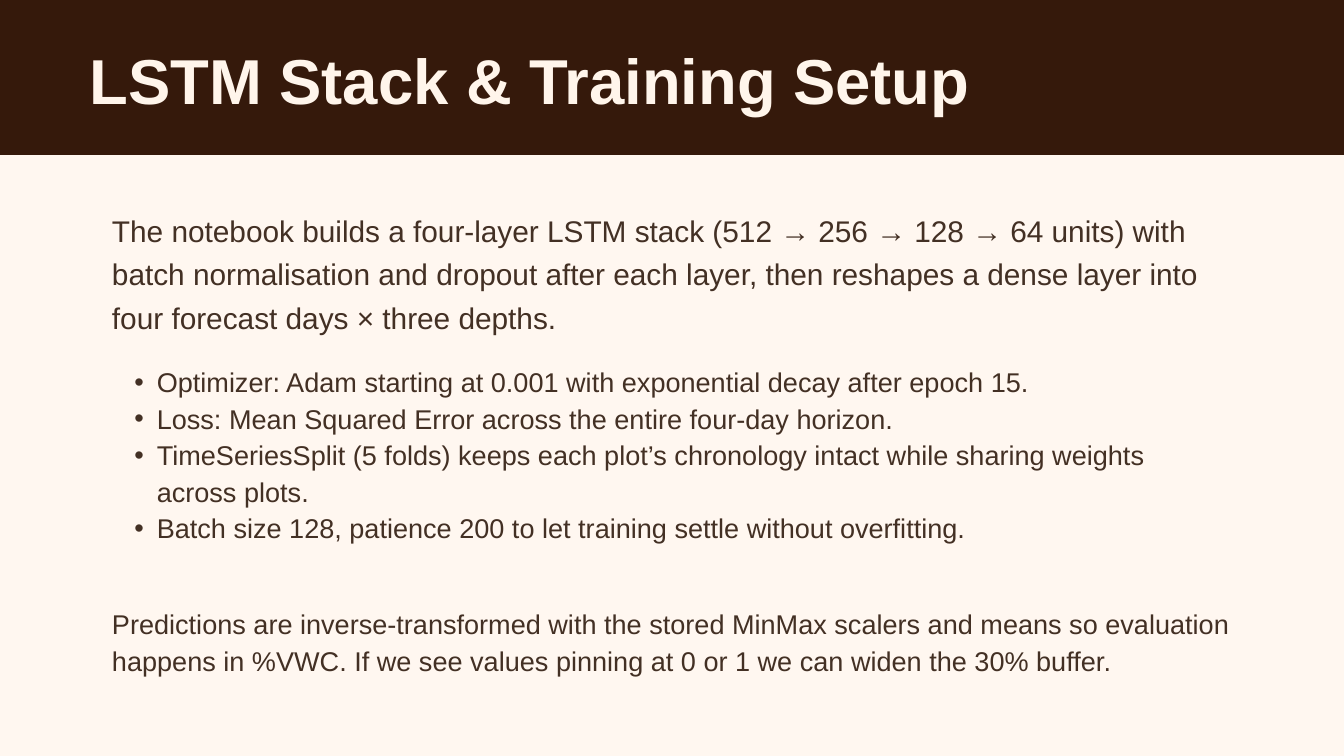
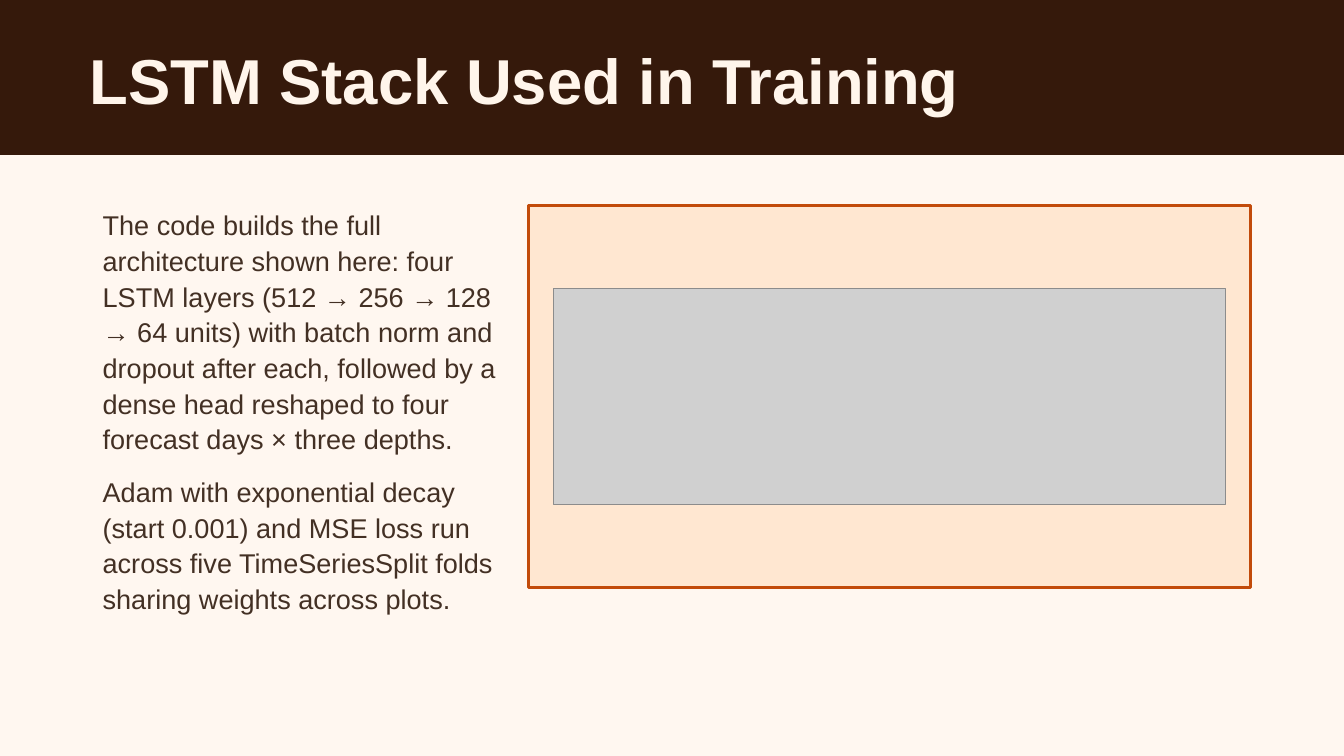
Before and after one commit to Bryan-Nsoh/slide-maker, a slide deck: slide 22 of workspace/presentations/eda-lstm-vwc-prediction.pptx. Drawn at 1344x756 pixels with LibreOffice and Linux fonts; fonts in the diff are those of the drawing; grey boxes stand for pictures. Boxes give left, top, right and bottom in pixels: in the first picture for what was removed or moved away, otherwise in the second. Text is boxed around its words. In the diff, an @@ line names an element or a change of style, - is before the commit and + after.

```diff
--- a/workspace/presentations/eda-lstm-vwc-prediction.pptx
+++ b/workspace/presentations/eda-lstm-vwc-prediction.pptx
@@ text at (90,58,958,116): text changed @@
-LSTM Stack & Training Setup
+LSTM Stack Used in Training
@@ rectangle added at (528,206,1251,589), fill #FFE7D1, outline #C24B0A 1.5 pt @@
@@ text at (103,215,495,454): text changed; size 16 to 14.5 pt @@
-The notebook builds a four-layer LSTM stack (512 → 256 → 128 → 64 units) with batch normalisation and dropout after each layer, then reshapes a dense layer into four forecast days × three depths.
+The code builds the full architecture shown here: four LSTM layers (512 → 256 → 128 → 64 units) with batch norm and dropout after each, followed by a dense head reshaped to four forecast days × three depths.
@@ picture added at (554,289,1226,505) @@
@@ text at (103,482,492,614): text changed @@
-• Optimizer: Adam starting at 0.001 with exponential decay after epoch 15.
-• Loss: Mean Squared Error across the entire four-day horizon.
-• TimeSeriesSplit (5 folds) keeps each plot’s chronology intact while sharing weights across plots.
-• Batch size 128, patience 200 to let training settle without overfitting.
+Adam with exponential decay (start 0.001) and MSE loss run across five TimeSeriesSplit folds sharing weights across plots.
@@ text removed at (112,614,1228,676) @@
-Predictions are inverse-transformed with the stored MinMax scalers and means so evaluation happens in %VWC. If we see values pinning at 0 or 1 we can widen the 30% buffer.
```
Also in this commit, not shown: 3 other slides changed, 1 slide added, 1 slide removed, 7 other files.
